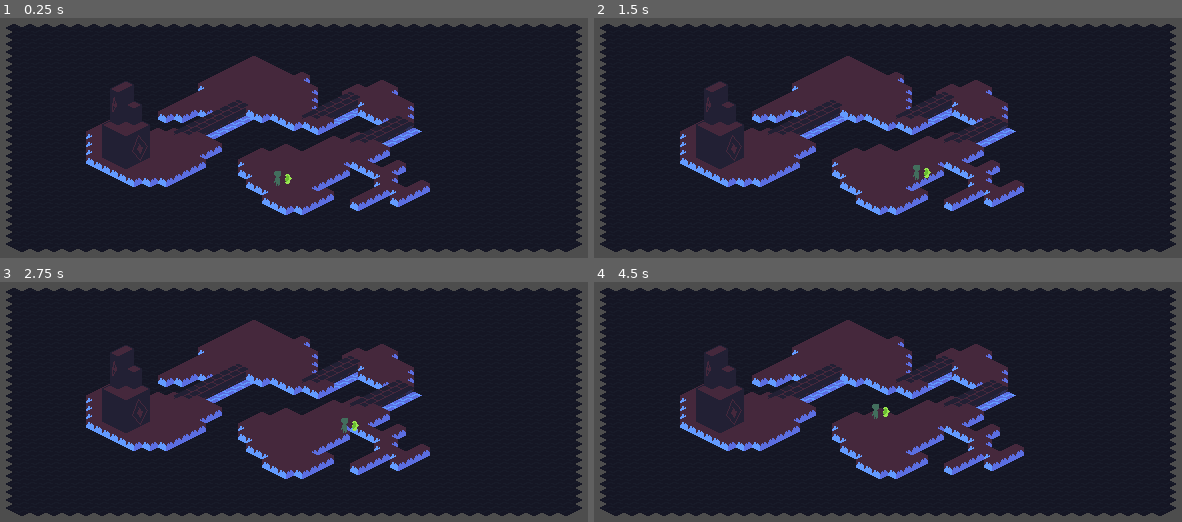
Above: before the commit, frames 1-4 (two rows, left to right).
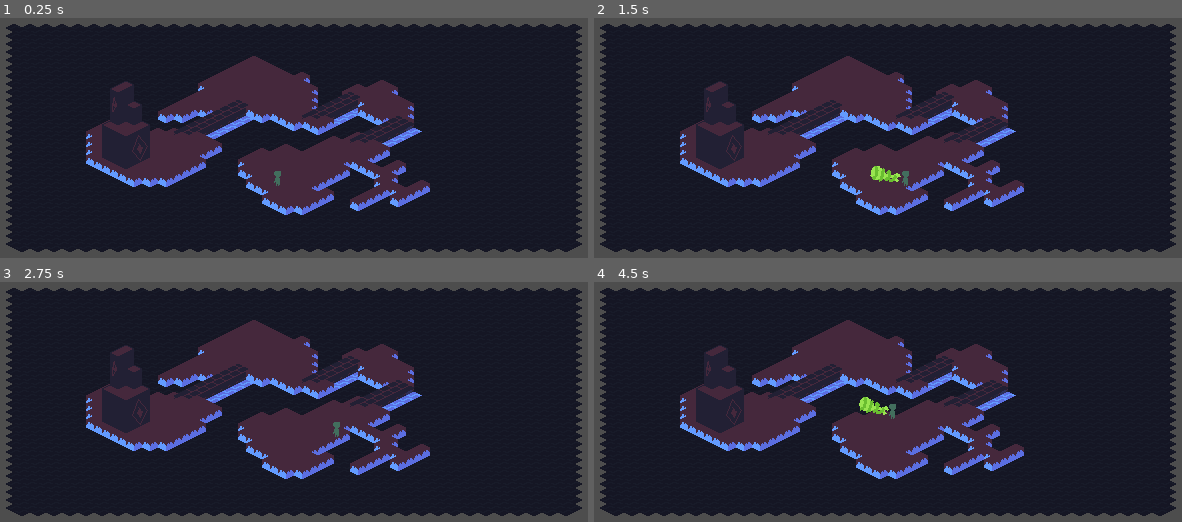
Above: after the commit, the same moments.

Repository: Boxypluto/Isometric-Rougelike
Game: Godot game, scene res://Isometric Testing.tscn
Same seed, same stepped clock (60 frames per second), same inputs: the game is played once before the commit and once after it.
Inputs (mouse positions are in pixels of both pictures, inside the frame that each line leads up to):
- Up to frame 1 (0.25 s): no input
- Up to frame 2 (1.5 s): tap Enter at 0.5 s; move the mouse to (1017, 114) at 0.52 s; press the mouse at (1017, 114) at 0.53 s; hold Right (Right) 0.53-1.28 s; move the mouse to (746, 147) at 1.27 s; release the mouse at (746, 147) at 1.28 s; hold Down (Down) from 1.28 s (still down); click (746, 147) at 1.35 s
- Up to frame 3 (2.75 s): tap Space at 2 s; move the mouse to (346, 325) at 2.02 s; release Down (Down) at 2.03 s; press the mouse at (346, 325) at 2.03 s; hold Right (Right) from 2.03 s (still down)
- Up to frame 4 (4.5 s): tap Enter at 2.75 s; move the mouse to (846, 459) at 2.77 s; release Right (Right) at 2.78 s; release the mouse at (846, 459) at 2.78 s; hold Up (Up) 2.78-3.53 s; click (846, 459) at 2.85 s; tap Space at 3.5 s; move the mouse to (1070, 442) at 3.52 s; press the mouse at (1070, 442) at 3.53 s; hold Left (Left) from 3.53 s (still down); move the mouse to (682, 346) at 4.27 s; release the mouse at (682, 346) at 4.28 s; click (682, 346) at 4.35 s

The runs differ from the first frame. In frame 1, less than 0.1% of the frame differs, in the area x 48-50%, y 65-70%; in frame 2, 0.3%, in the area x 46-58%, y 61-70%; in frame 3, 0.1%; in frame 4, 0.3%.

Commit message:
Player Attack

Diff:
--- a/Player/AttackFrames.tres
+++ b/Player/AttackFrames.tres
@@ -42,7 +42,7 @@
 "texture": SubResource("AtlasTexture_rm08v")
 }, {
 "duration": 1.0,
-"texture": ExtResource("2_qrxcw")
+"texture": null
 }],
 "loop": false,
 "name": &"Attack",
--- a/Player/Player.gd
+++ b/Player/Player.gd
@@ -3,16 +3,54 @@
 # Speed of the player
 const SPEED = 64
 
+# The player's attack node and sprite
+@onready var attack : AnimatedSprite2D = $Attack
+
+# The Area2D of the player's attack
+@onready var attack_area : Area2D = $Attack/AttackArea
+
+# Attacking Bool
+var Attacking : bool = false
+
 func _physics_process(delta):
 
+	#region WALKING
 	# Set a Vector2 names "direction" to the axis of the player's input
 	var direction : Vector2 = Vector2(Input.get_axis("Left", "Right"), Input.get_axis("Up", "Down"));
 
 	# If two directions are pressed at once, reduce the speed to be consistent with diagonal and
+
+	# This set of code makes the player's movement line up with the
+	# Isometic View, by altering the speed of the player's walking
 	if abs(direction.x) > 0 and abs(direction.y) > 0:
 		direction *= 0.7
 		direction.y /= 2
+	elif abs(direction.y) > 0:
+		direction.y /= 2
+	elif abs(direction.x) > 0:
+		direction.x /= 1.41
+
+	#endregion
 
 	velocity = direction * SPEED
 
 	move_and_slide()
+
+func _process(delta):
+
+	var MousePos = get_global_mouse_position()
+
+	var attackAngle = attack.global_position.angle_to_point(MousePos)
+
+	if not attack.animation == "Attack":
+		attack.rotation = attackAngle
+
+	if attack.animation == "Attack" and attack.frame == 5:
+		attack.animation = "Nothing"
+		Attacking = false
+
+func _input(event):
+
+	if event.is_action_pressed("Attack"):
+		attack.animation = "Attack"
+		Attacking = true
--- a/Player/Player.tscn
+++ b/Player/Player.tscn
@@ -6,6 +6,10 @@
 
 [sub_resource type="CircleShape2D" id="CircleShape2D_kkbr2"]
 radius = 2.23607
+
+[sub_resource type="CapsuleShape2D" id="CapsuleShape2D_yn864"]
+radius = 7.00002
+height = 36.0
 
 [node name="Player" type="CharacterBody2D"]
 texture_filter = 1
@@ -19,8 +23,16 @@
 position = Vector2(0, -1)
 shape = SubResource("CircleShape2D_kkbr2")
 
-[node name="AnimatedSprite2D" type="AnimatedSprite2D" parent="."]
+[node name="Attack" type="AnimatedSprite2D" parent="."]
 position = Vector2(0, -7)
 sprite_frames = ExtResource("3_1f41h")
 animation = &"Attack"
+autoplay = "Nothing"
 offset = Vector2(20, 0)
+
+[node name="AttackArea" type="Area2D" parent="Attack"]
+
+[node name="AttackShape" type="CollisionShape2D" parent="Attack/AttackArea"]
+position = Vector2(18, 0)
+rotation = -1.57079
+shape = SubResource("CapsuleShape2D_yn864")
--- a/project.godot
+++ b/project.godot
@@ -47,3 +47,8 @@
 , Object(InputEventKey,"resource_local_to_scene":false,"resource_name":"","device":-1,"window_id":0,"alt_pressed":false,"shift_pressed":false,"ctrl_pressed":false,"meta_pressed":false,"pressed":false,"keycode":0,"physical_keycode":83,"key_label":0,"unicode":115,"echo":false,"script":null)
 ]
 }
+Attack={
+"deadzone": 0.5,
+"events": [Object(InputEventMouseButton,"resource_local_to_scene":false,"resource_name":"","device":-1,"window_id":0,"alt_pressed":false,"shift_pressed":false,"ctrl_pressed":false,"meta_pressed":false,"button_mask":1,"position":Vector2(239, 24),"global_position":Vector2(243, 65),"factor":1.0,"button_index":1,"canceled":false,"pressed":true,"double_click":false,"script":null)
+]
+}
Binary file added: Objects/Enemies/Dummy/Dummy.aseprite
Binary file added: Objects/Enemies/Dummy/Dummy.png
Not shown, added: Objects/Enemies/Dummy/Dummy.png.import
Not shown: 1 places in Player/Player.tscn that only renumber resources
